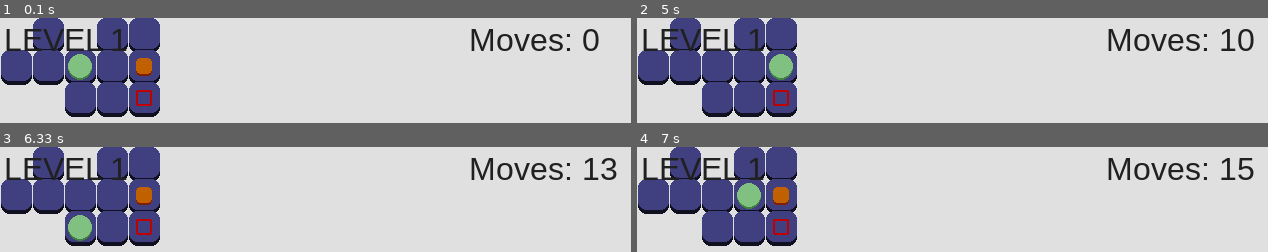
Above: before the commit, frames 1-4 (two rows, left to right).
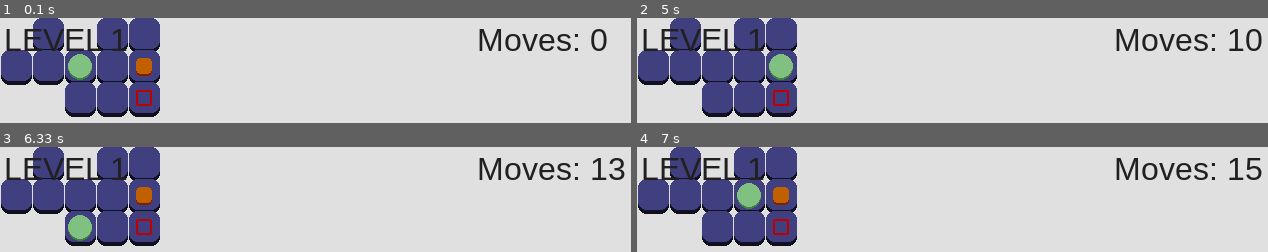
Above: after the commit, the same moments.

Repository: JasonNumberThirteen/pygameSokoban
Game: pygame game, started from sokoban.py
Two runs of this game, one before a commit and one after it. Both use one fixed random seed, a clock stepped at 60 frames per second and the inputs below.
Inputs:
- Up to frame 1 (0.1 s): no input
- Up to frame 2 (5 s): hold D 0.33-0.8 s; hold D 0.83-1.3 s; hold A 1.33-1.87 s; hold S 1.9-2.2 s; hold A 2.23-2.63 s; hold W 2.67-3.03 s; hold D 3.07-3.7 s; hold A 3.73-4.2 s; hold D 4.23-4.7 s; hold D from 4.73 s (still down)
- Up to frame 3 (6.33 s): release D at 5.2 s; hold A 5.23-5.77 s; hold S 5.8-6.1 s; hold A from 6.13 s (still down)
- Up to frame 4 (7 s): release A at 6.53 s; hold W 6.57-6.93 s; hold D from 6.97 s (still down)

The runs differ from the first frame. In frame 1, 2.3% of the frame differs, in the area x 74-97%, y 10-32%; in frame 2, 2.6%, in the area x 74-100%, y 10-32%; in frame 3, 2.6%; in frame 4, 2.5%.

Commit message:
Add a constant for game width

Diff:
--- a/constants.py
+++ b/constants.py
@@ -1,3 +1,4 @@
+GAME_WIDTH = 640
 BACKGROUND_COLOR = (224, 224, 224)
 
 TILE_COLOR = (64, 64, 128)
--- a/game_ui.py
+++ b/game_ui.py
@@ -1,11 +1,12 @@
 import text
+import constants
 
 class GameUI(object):
 	def __init__(self, moves, level_number):
 		self.level_counter = text.Text("LEVEL " + str(level_number), 4, 4, (32, 32, 32))
 		self.moves_counter = text.Text("Moves: " + str(moves), 4, 4, (32, 32, 32))
 
-		self.moves_counter.rect.right = 600
+		self.moves_counter.rect.right = constants.GAME_WIDTH - 32
 
 	def draw(self, surface):
 		self.level_counter.draw(surface)
--- a/sokoban.py
+++ b/sokoban.py
@@ -1,7 +1,8 @@
 import game
+import constants
 
 def main():
-	game_instance = game.Game(640, 480, "Sokoban")
+	game_instance = game.Game(constants.GAME_WIDTH, 480, "Sokoban")
 
 if __name__ == "__main__":
 	main()
